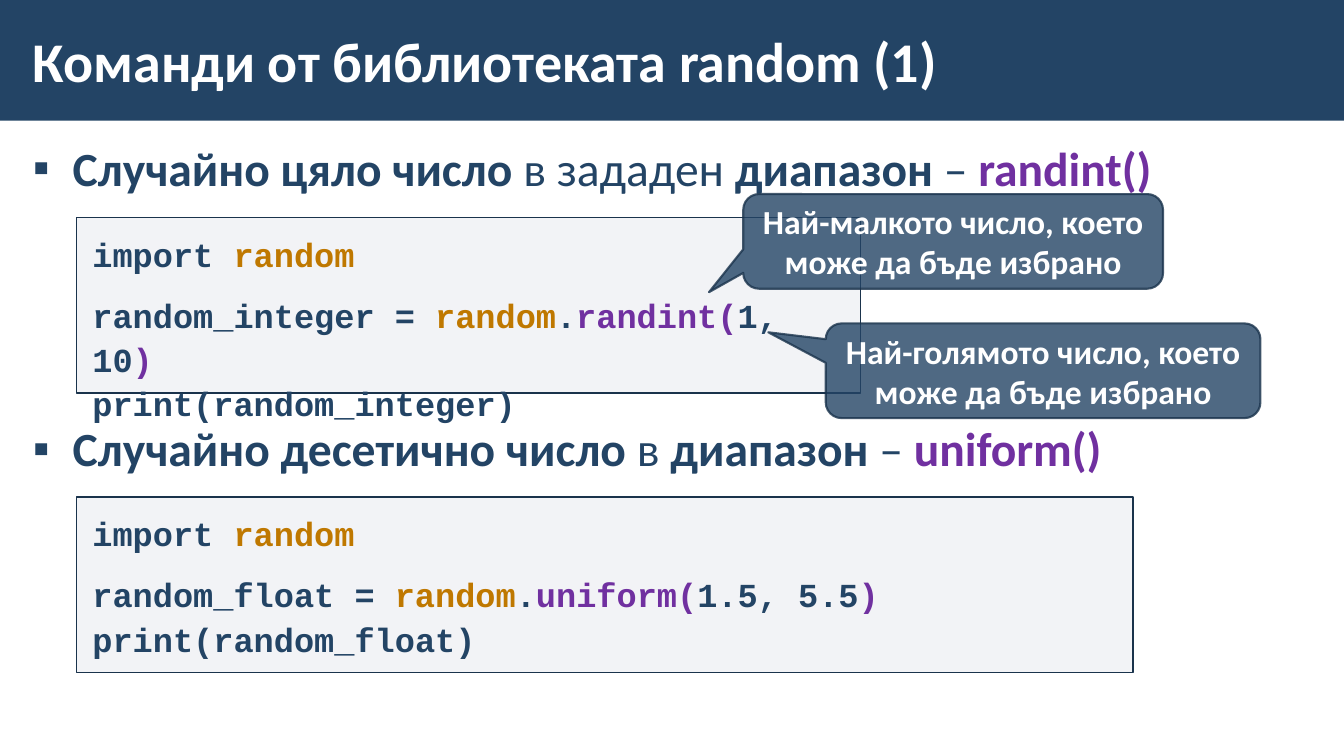
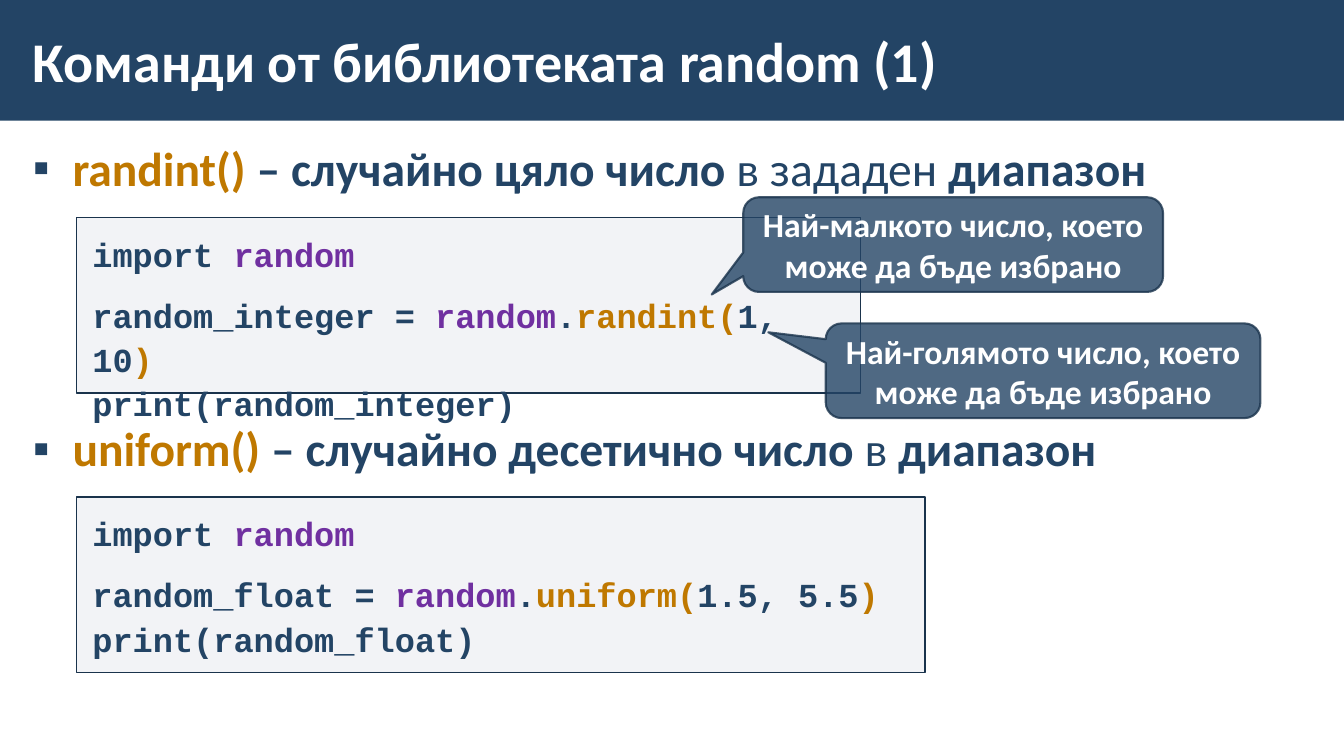
Before and after one commit to BG-IT-Edu/School-Programming, a slide deck: slide 8 of Courses/Computer-Modeling-and-IT/Computer-Modeling-and-IT-6-Class/27-{last-number}-Python/31-Libraries/31-Libraries.pptx. Drawn at 1344x756 pixels with LibreOffice and Linux fonts; fonts in the diff are those of the drawing; background and template pictures are left out. Boxes give left, top, right and bottom in pixels: in the first picture for what was removed or moved away, otherwise in the second. Text is boxed around its words. In the diff, an @@ line names an element or a change of style, - is before the commit and + after.

```diff
--- a/Courses/Computer-Modeling-and-IT/Computer-Modeling-and-IT-6-Class/27-{last-number}-Python/31-Libraries/31-Libraries.pptx
+++ b/Courses/Computer-Modeling-and-IT/Computer-Modeling-and-IT-6-Class/27-{last-number}-Python/31-Libraries/31-Libraries.pptx
@@ text at (x1=73, y1=151, x2=1146, y2=474): text changed @@
-▪ Случайно цяло число в зададен диапазон – randint()
-▪ Случайно десетично число в диапазон – uniform()
+▪ randint() – случайно цяло число в зададен диапазон
+▪ uniform() – случайно десетично число в диапазон
@@ rounded speech box "Най-малкото число, което може да ..." at (x1=743, y1=198, x2=1163, y2=292): proportions changed @@
@@ text in rectangle at (x1=92, y1=242, x2=778, y2=379): text colour #BF7800 to #7030A0 in "random", "random.randint(1,"; text colour #7030A0 to #BF7800 in "random.randint(1, 10)" @@
@@ rectangle "import random" resized from (x1=77, y1=497, x2=1133, y2=673) to (x1=77, y1=497, x2=926, y2=673) @@
@@ rectangle "import random" at (x1=77, y1=497, x2=926, y2=673): text colour #BF7800 to #7030A0 in "random", "random.uniform(1.5,"; text colour #7030A0 to #BF7800 in "random.uniform(1.5, 5.5)" @@
```
Also in this commit, not shown: 2 other slides changed, 3 slides added.
